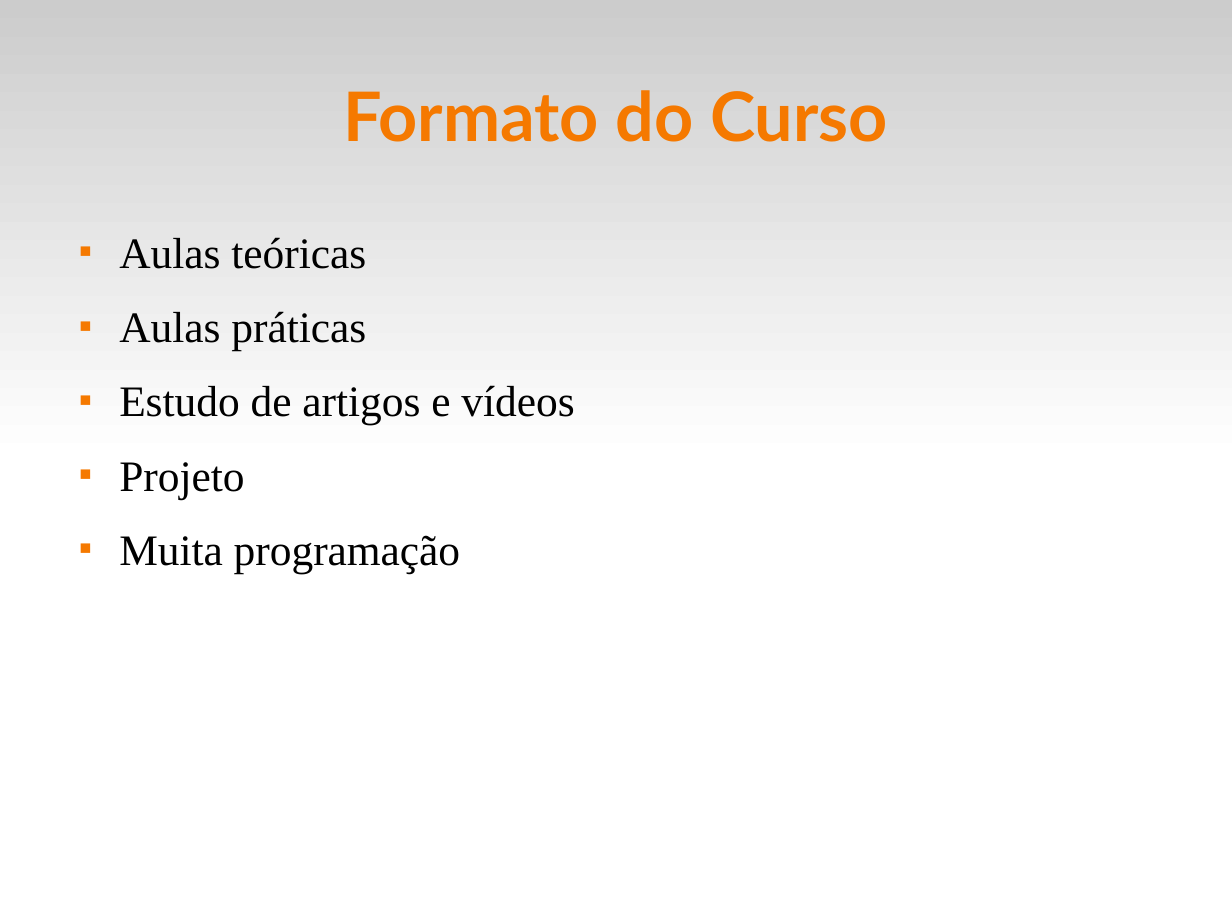
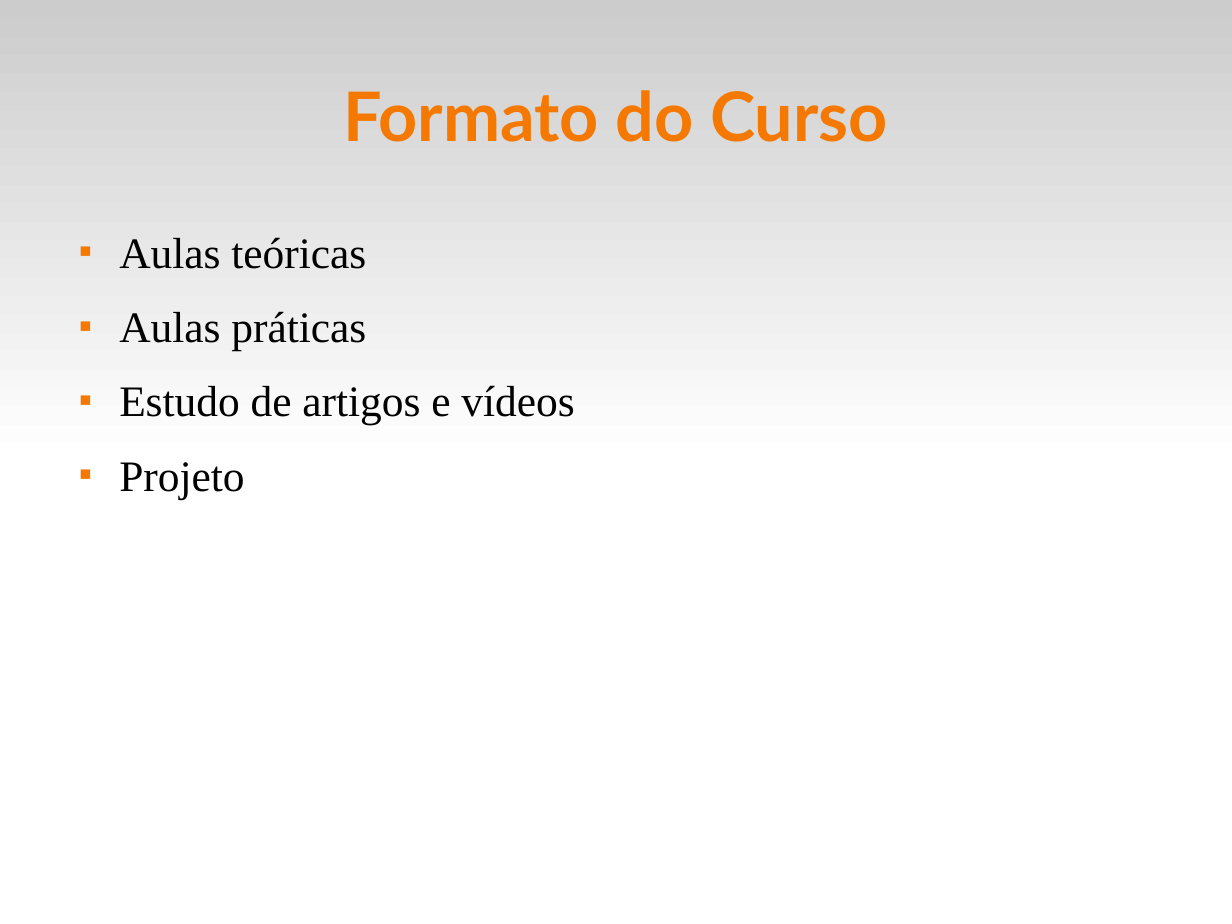
Before and after one commit to fsantanna-uerj/reativos, a slide deck: slide 3 of slides/00_intro.odp. Drawn at 1232x924 pixels with LibreOffice and Linux fonts; fonts in the diff are those of the drawing. Boxes give left, top, right and bottom in pixels: in the first picture for what was removed or moved away, otherwise in the second. Text is boxed around its words. In the diff, an @@ line names an element or a change of style, - is before the commit and + after.

```diff
--- a/slides/00_intro.odp
+++ b/slides/00_intro.odp
@@ text at (x1=119, y1=535, x2=460, y2=574): paragraph removed @@
-■ Muita programação
```
Also in this commit, not shown: 3 other slides changed, 3 slides added, 1 slide removed, 1 other file.
